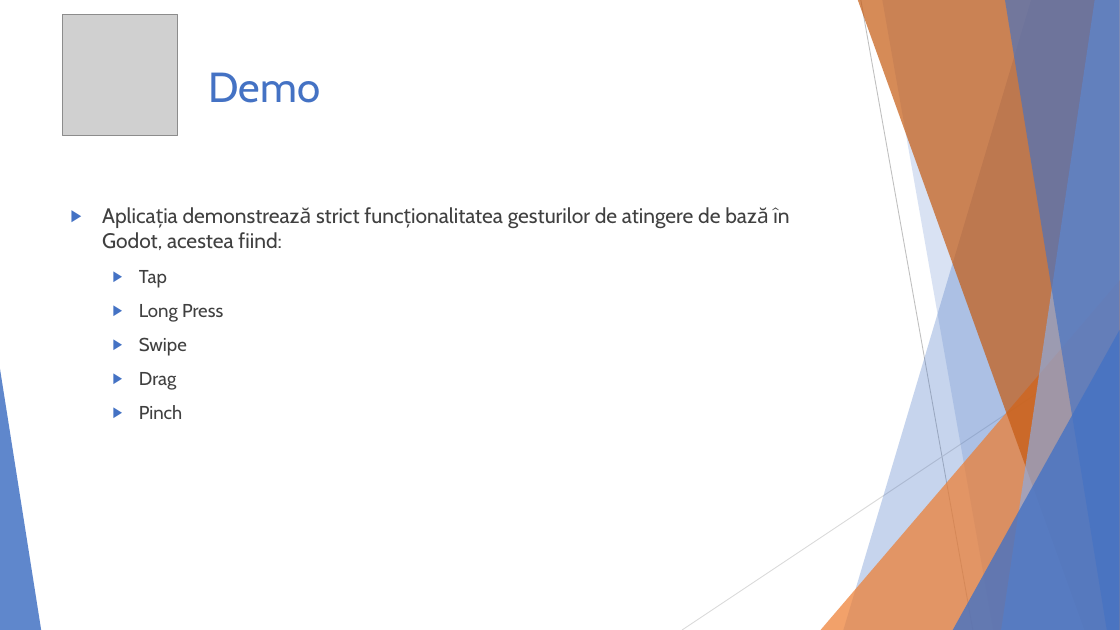
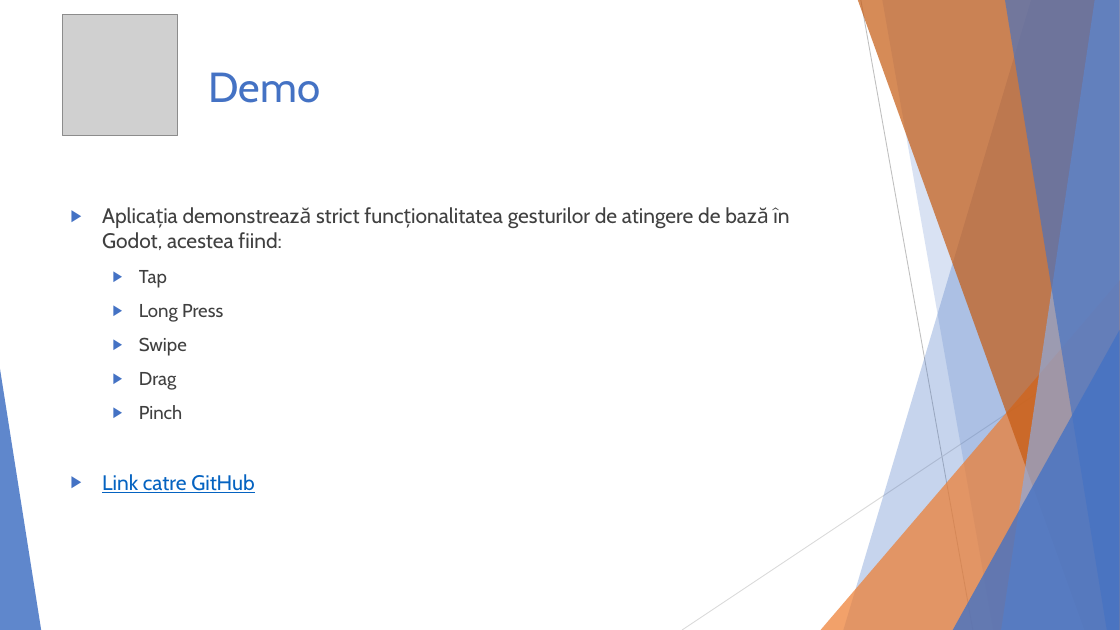
Before and after one commit to NCosmin10/Proiect_DAM, a slide deck: slide 7 of Godot_Mobile.pptx. Drawn at 1120x630 pixels with LibreOffice and Linux fonts; fonts in the diff are those of the drawing; grey boxes stand for pictures. Boxes give left, top, right and bottom in pixels: in the first picture for what was removed or moved away, otherwise in the second. Text is boxed around its words. In the diff, an @@ line names an element or a change of style, - is before the commit and + after.

Commit message:
Modified the PP

```diff
--- a/Godot_Mobile.pptx
+++ b/Godot_Mobile.pptx
@@ text at [102, 474, 254, 493]: paragraph added @@
+▶ Link catre GitHub
```
